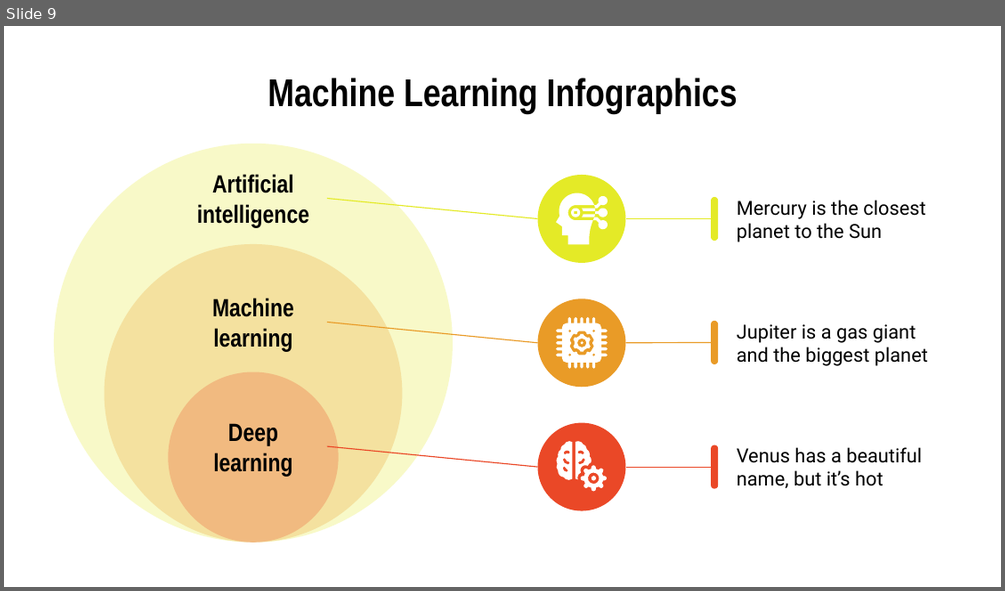
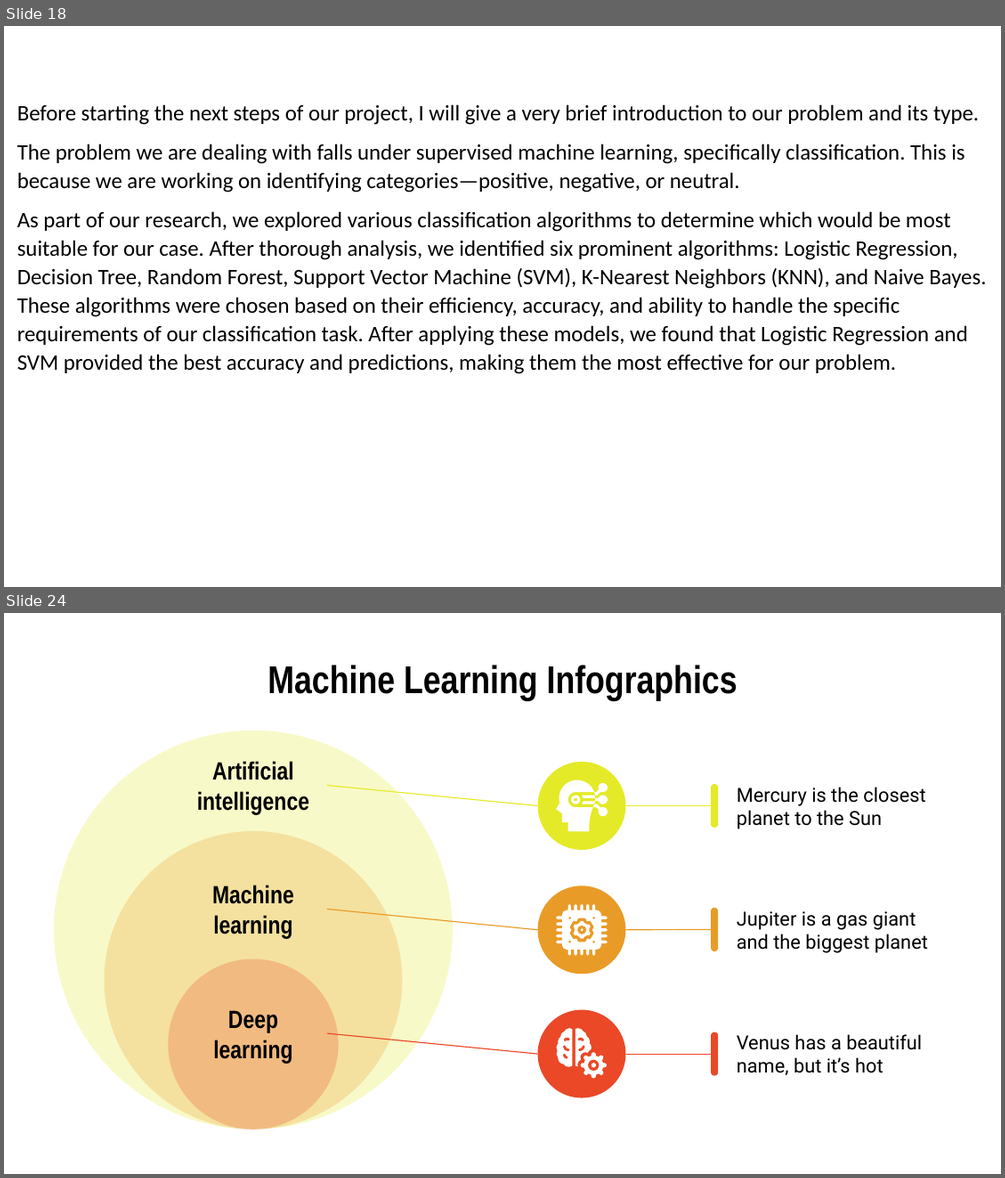
Before and after one commit to elghallali/Customer-Reviews-Classification, a slide deck: reports/Machine Learning Infographics by Slidesgo.pptx. Shown one above the other, each under a label of ours: slide 9 before the commit, slides 18 and 24 after it; the slides between them are not shown. The pictures are 1005x591 and 1005x1178 pixels, drawn with LibreOffice and Linux fonts; fonts in the diff are those of the drawing. Boxes give left, top, right and bottom in pixels: in the first picture for what was removed or moved away, otherwise in the second. Text is boxed around its words. In the diff, an @@ line names an element or a change of style, - is before the commit and + after.

```diff
--- a/reports/Machine Learning Infographics by Slidesgo.pptx
+++ b/reports/Machine Learning Infographics by Slidesgo.pptx
@@ slide 18 added at (x1=4, y1=26, x2=1001, y2=587), background #FFFFFF @@
@@ text added at (x1=17, y1=104, x2=986, y2=374), 16 pt, text #000000 @@
+Before starting the next steps of our project, I will give a very brief introduction to our problem and its type.
+The problem we are dealing with falls under supervised machine learning, specifically classification. This is because we are working on identifying categories—positive, negative, or neutral.
+As part of our research, we explored various classification algorithms to determine which would be most suitable for our case. After thorough analysis, we identified six prominent algorithms: Logistic Regression, Decision Tree, Random Forest, Support Vector Machine (SVM), K-Nearest Neighbors (KNN), and Naive Bayes. These algorithms were chosen based on their efficiency, accuracy, and ability to handle the specific requirements of our classification task. After applying these models, we found that Logistic Regression and SVM provided the best accuracy and predictions, making them the most effective for our problem.
@@ what was slide 9 is now slide 24 @@
```
Also in this commit, not shown: 23 slides changed, 15 other slides added, 1 slide removed, 16 other files.
